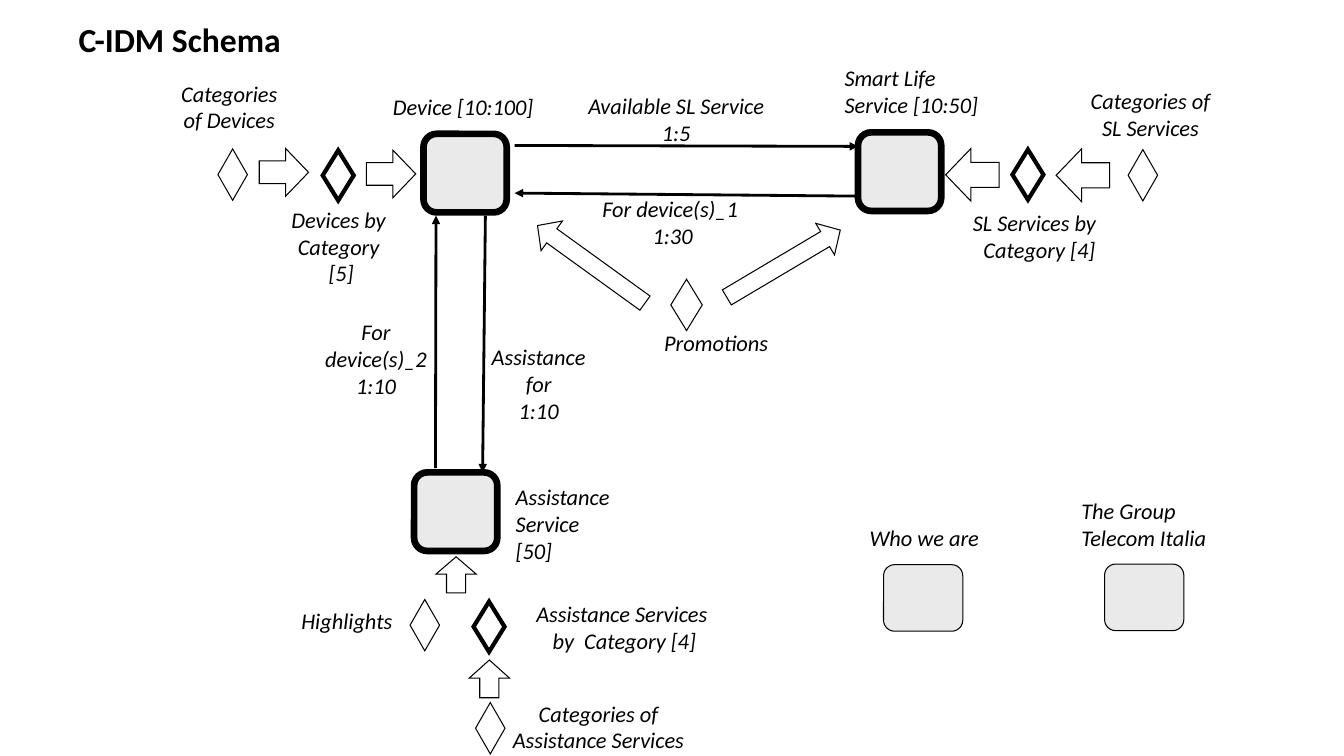
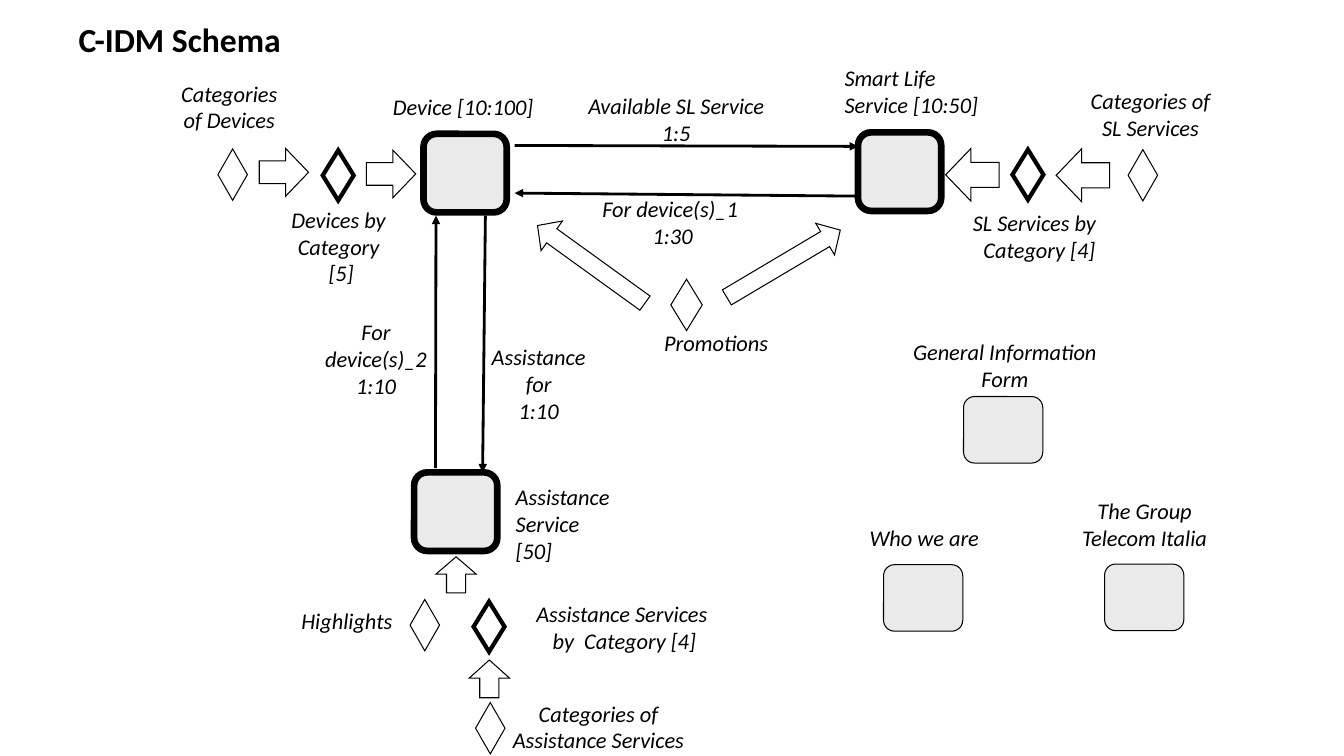
Before and after one commit to AntoMarcus14/HypermediaProject, a slide deck: slide 1 of 1st delivery/C-IDM.pptx. Drawn at 1344x756 pixels with LibreOffice and Linux fonts; fonts in the diff are those of the drawing. Boxes give left, top, right and bottom in pixels: in the first picture for what was removed or moved away, otherwise in the second. Text is boxed around its words. In the diff, an @@ line names an element or a change of style, - is before the commit and + after.

```diff
--- a/1st delivery/C-IDM.pptx
+++ b/1st delivery/C-IDM.pptx
@@ text added at (913, 344, 1096, 387), 16 pt, text #000000, italic @@
+General Information Form
@@ rounded rectangle added at (964, 396, 1044, 463), fill #EAEAEA, outline #000000 0.75 pt @@
@@ text "The Group Telecom Italia" at (1082, 503, 1207, 546): alignment left to centre @@
```
Also in this commit, not shown: 2 other slides changed.
